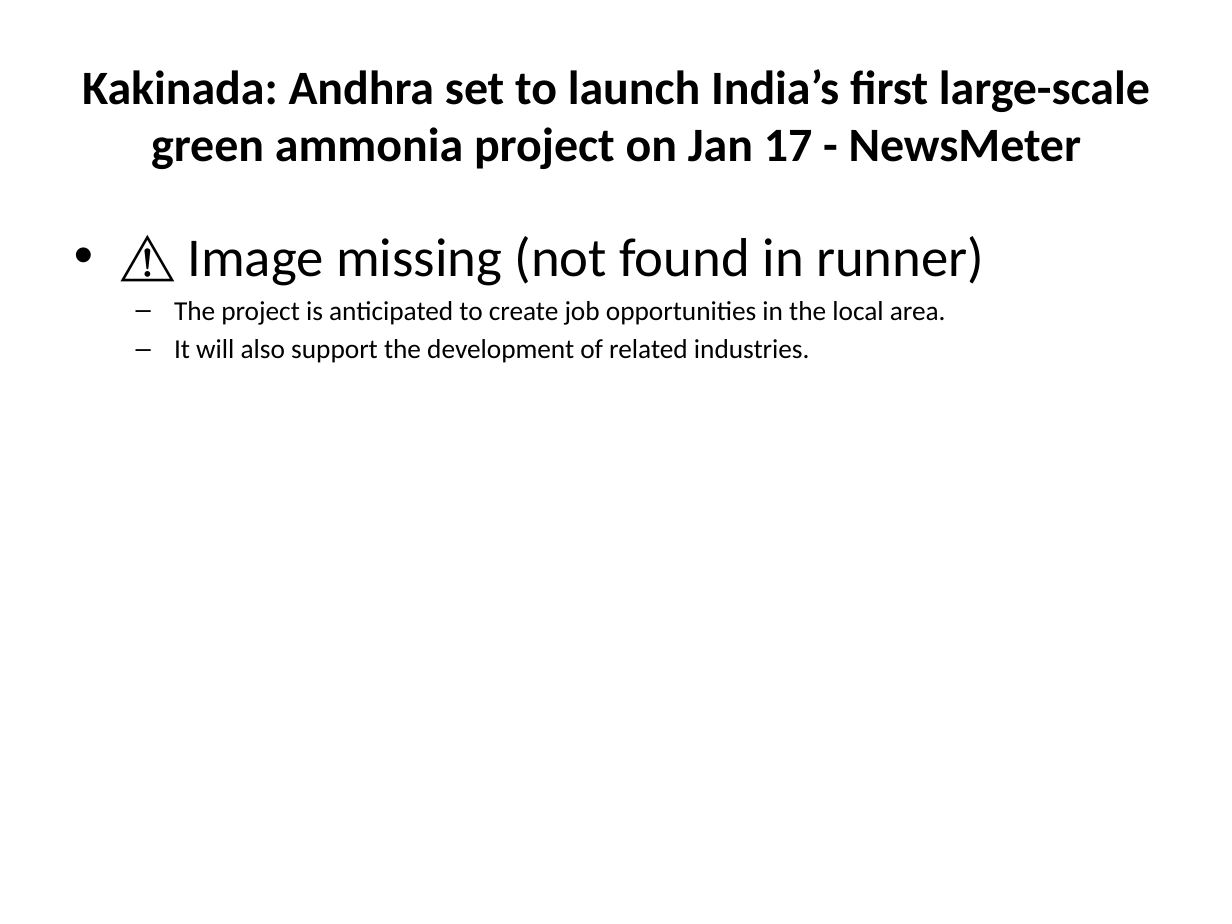
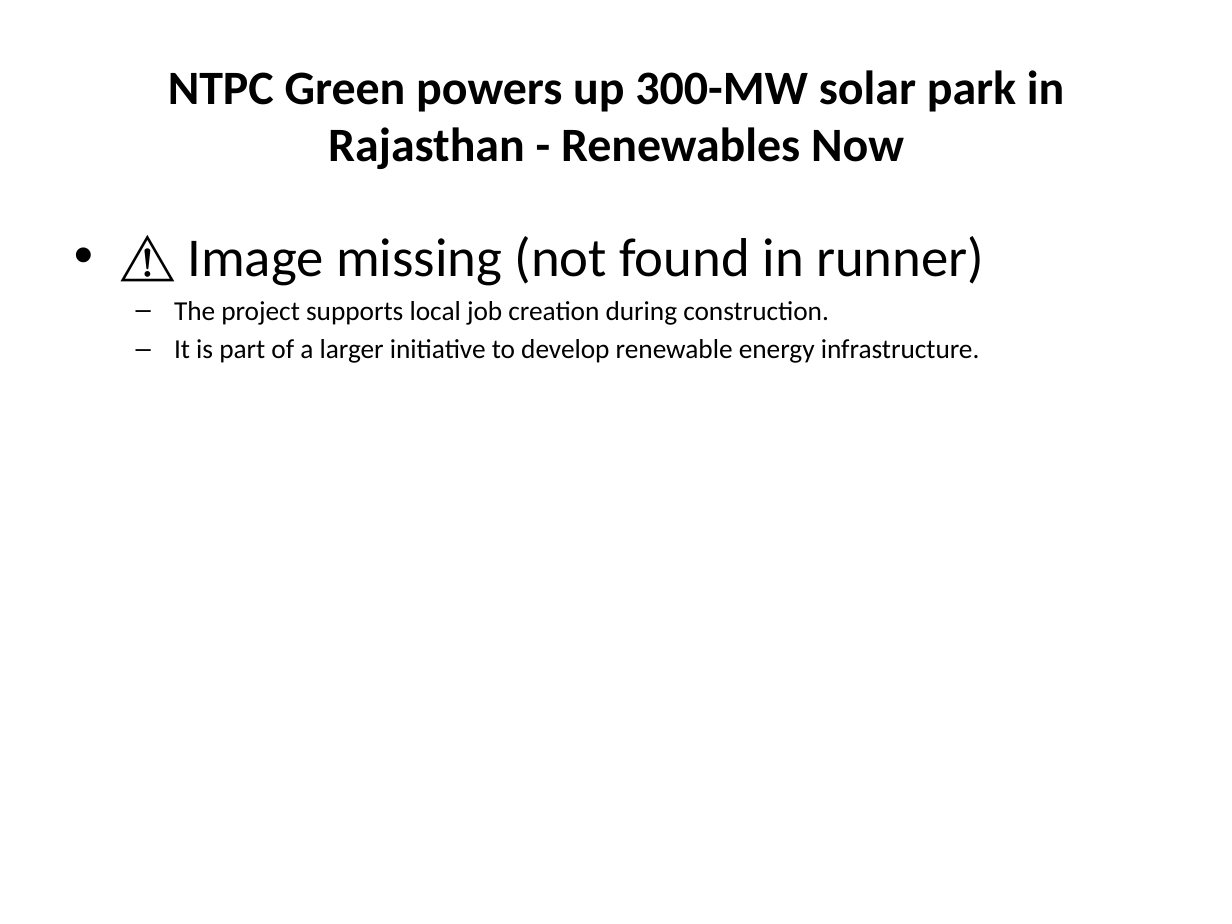
Before and after one commit to gauravsiemens1988/Linkedin-AI-Agent_Personal, a slide deck: slide 5 of drafts/linkedin_carousel.pptx. Drawn at 1232x924 pixels with LibreOffice and Linux fonts; fonts in the diff are those of the drawing. Boxes give left, top, right and bottom in pixels: in the first picture for what was removed or moved away, otherwise in the second. Text is boxed around its words. In the diff, an @@ line names an element or a change of style, - is before the commit and + after.

```diff
--- a/drafts/linkedin_carousel.pptx
+++ b/drafts/linkedin_carousel.pptx
@@ title at (x1=168, y1=70, x2=1064, y2=169): text changed @@
-Kakinada: Andhra set to launch India’s first large-scale green ammonia project on Jan 17 - NewsMeter
+NTPC Green powers up 300-MW solar park in Rajasthan - Renewables Now
@@ text at (x1=174, y1=301, x2=980, y2=363): text changed @@
-  – The project is anticipated to create job opportunities in the local area.
-  – It will also support the development of related industries.
+  – The project supports local job creation during construction.
+  – It is part of a larger initiative to develop renewable energy infrastructure.
```
Also in this commit, not shown: 5 other slides changed, 1 other file.
